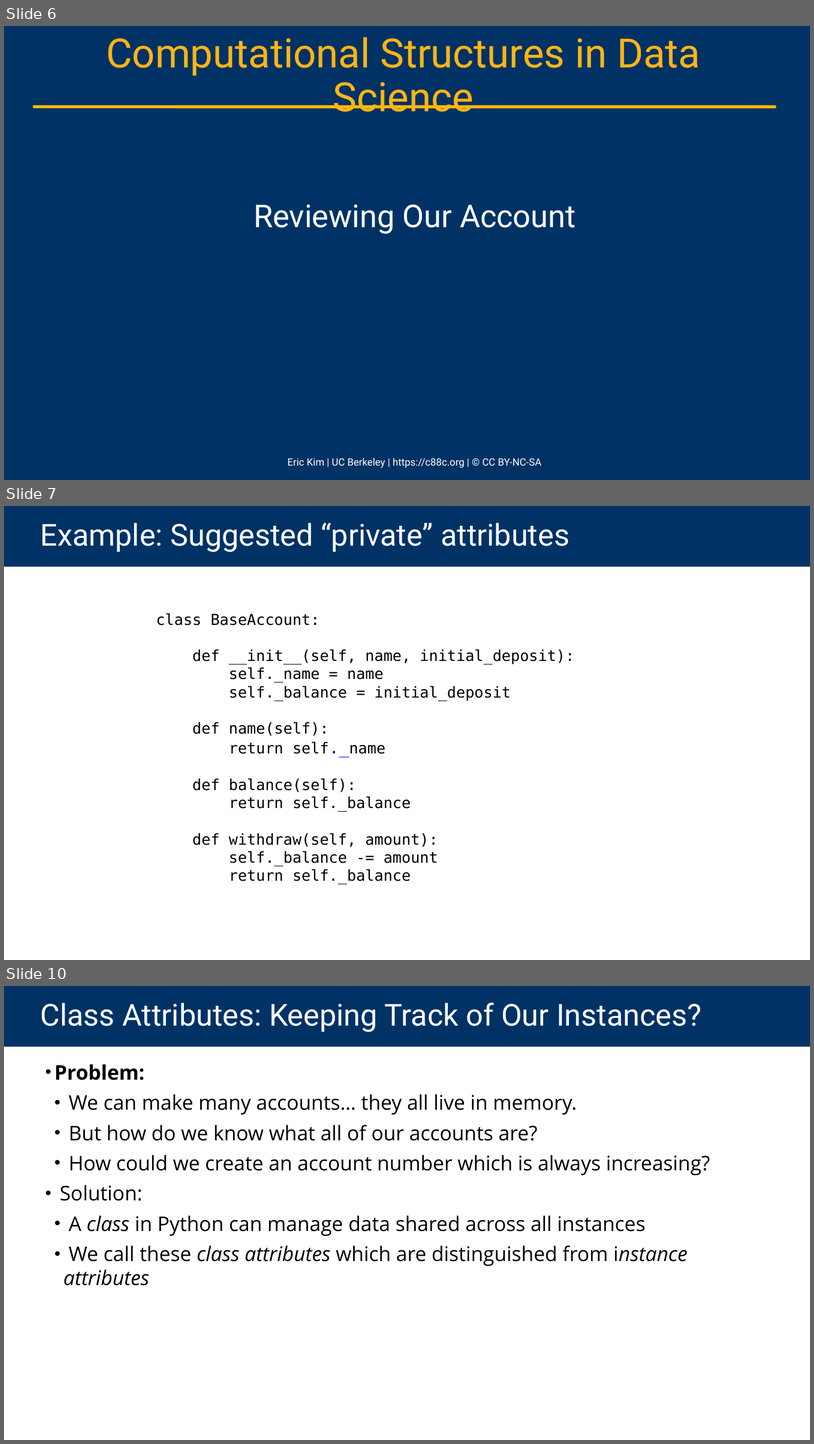
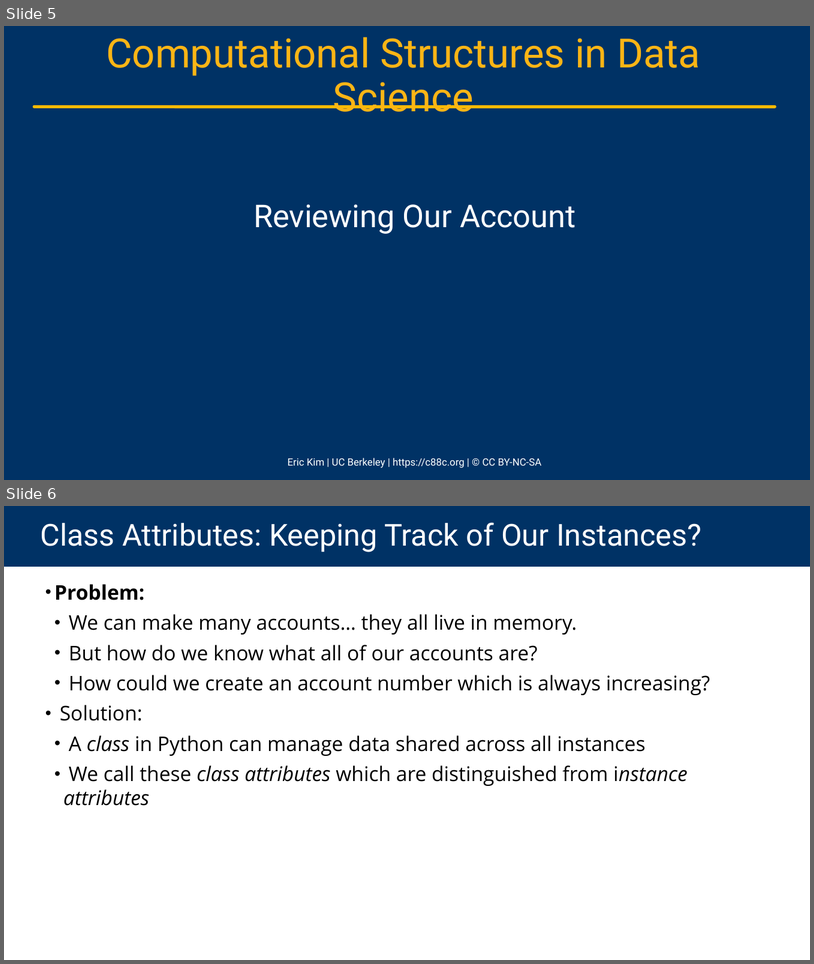
Before and after one commit to cs88-website/su24, a slide deck: assets/slides/su24/15-OOP_II.pptx. Shown one above the other, each under a label of ours: slides 6, 7 and 10 before the commit, slides 5 and 6 after it; the slides between them are not shown. The pictures are 814x1444 and 814x964 pixels, drawn with LibreOffice and Linux fonts; fonts in the diff are those of the drawing; background and template pictures are left out. Boxes give left, top, right and bottom in pixels: in the first picture for what was removed or moved away, otherwise in the second. Text is boxed around its words. In the diff, an @@ line names an element or a change of style, - is before the commit and + after.

```diff
--- a/assets/slides/su24/15-OOP_II.pptx
+++ b/assets/slides/su24/15-OOP_II.pptx
@@ slide 7 removed at bbox=[4, 506, 810, 960], background #FFFFFF @@
@@ title removed at bbox=[4, 506, 810, 567] @@
-Example: Suggested “private” attributes
@@ text removed at bbox=[156, 613, 575, 884] @@
-class BaseAccount:
-def __init__(self, name, initial_deposit):
-self._name = name
-self._balance = initial_deposit
-def name(self):
-return self._name
-def balance(self):
-return self._balance
-def withdraw(self, amount):
-self._balance -= amount
-return self._balance
@@ what was slide 6 is now slide 5 @@
@@ what was slide 10 is now slide 6 @@
```
Also in this commit, not shown: 5 slides changed, 3 other slides removed, 5 other files.
